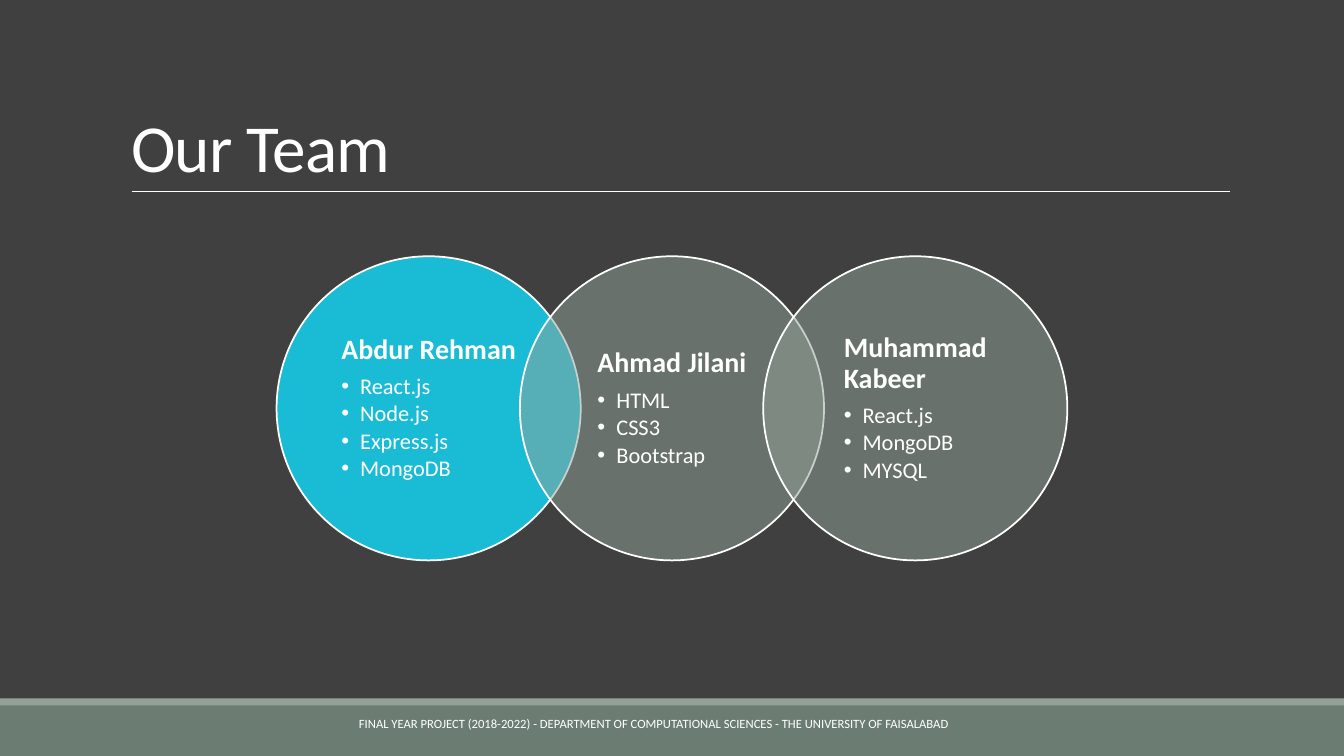
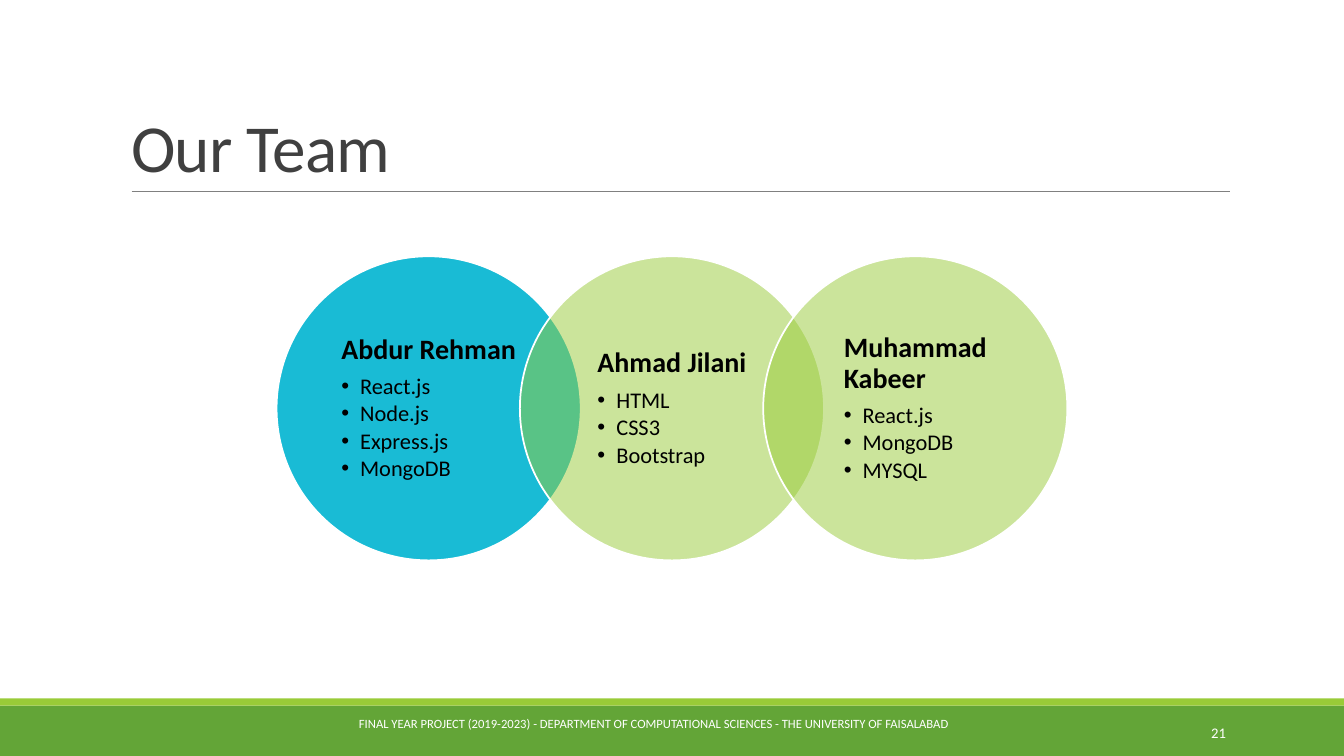
Before and after one commit to Abdurrehman050/easp, a slide deck: slide 21 of documentation/EASP Presentation.pptx (slide 15 before the commit). Drawn at 1344x756 pixels with LibreOffice and Linux fonts; fonts in the diff are those of the drawing. Boxes give left, top, right and bottom in pixels: in the first picture for what was removed or moved away, otherwise in the second. Text is boxed around its words. In the diff, an @@ line names an element or a change of style, - is before the commit and + after.

```diff
--- a/documentation/EASP Presentation.pptx
+++ b/documentation/EASP Presentation.pptx
@@ background #404040 to #FFFFFF @@
@@ title "Our Team" at (x1=131, y1=128, x2=391, y2=173): text colour #FFFFFF to #404040 @@
@@ line (132, 192) - (1231, 192): stroke #FFFFFF 0.5 pt to #808080 0.5 pt @@
@@ ellipse at (x1=520, y1=256, x2=825, y2=561): fill #93A299 at 50% opacity to #99CB38 at 50% opacity @@
@@ ellipse at (x1=763, y1=256, x2=1068, y2=561): fill #93A299 at 50% opacity to #99CB38 at 50% opacity @@
@@ text colour #FFFFFF to #000000 in 3 elements at (x1=341, y1=339, x2=516, y2=480), (x1=597, y1=352, x2=747, y2=467), (x1=844, y1=337, x2=987, y2=481) @@
@@ rectangle at (x1=0, y1=706, x2=1344, y2=756): fill #6B7D72 to #63A537 @@
@@ rectangle at (x1=0, y1=699, x2=1344, y2=706): fill #93A299 to #99CB38 @@
@@ text at (x1=359, y1=719, x2=948, y2=730): text changed @@
-FINAL YEAR PROJECT (2018-2022) - DEPARTMENT OF COMPUTATIONAL SCIENCES - THE UNIVERSITY OF FAISALABAD
+FINAL YEAR PROJECT (2019-2023) - DEPARTMENT OF COMPUTATIONAL SCIENCES - THE UNIVERSITY OF FAISALABAD
@@ page number added at (x1=1211, y1=728, x2=1226, y2=738), 10.5 pt, text #FFFFFF @@
+21
```
Also in this commit, not shown: 16 other slides changed, 6 slides added, 1 other file.
